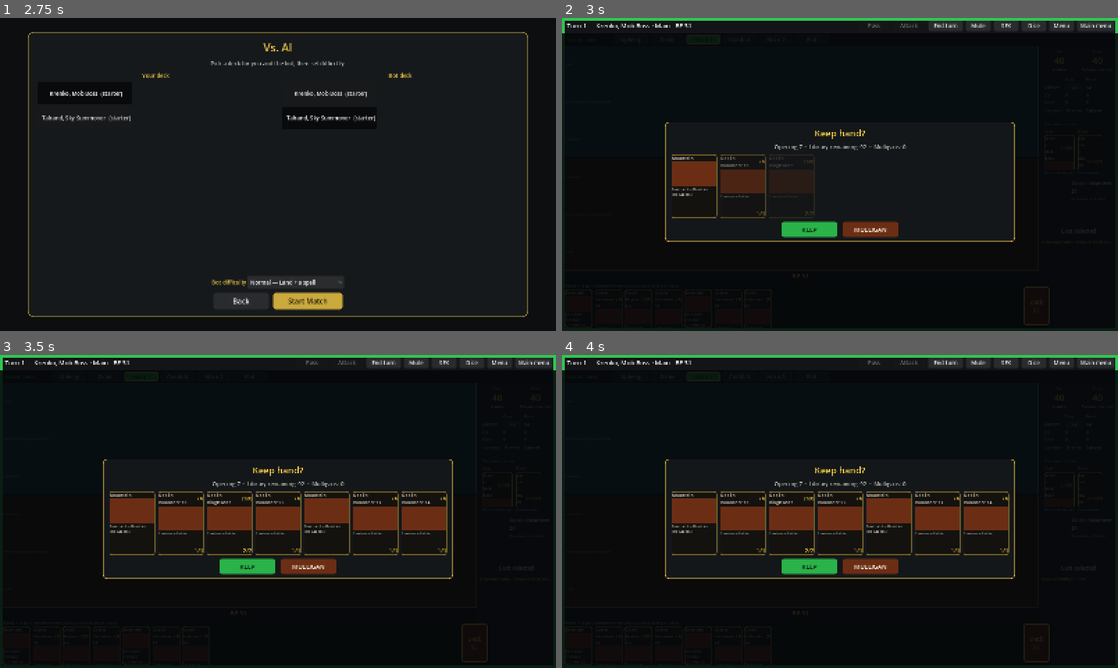
Above: before the commit, frames 1-4 (two rows, left to right).
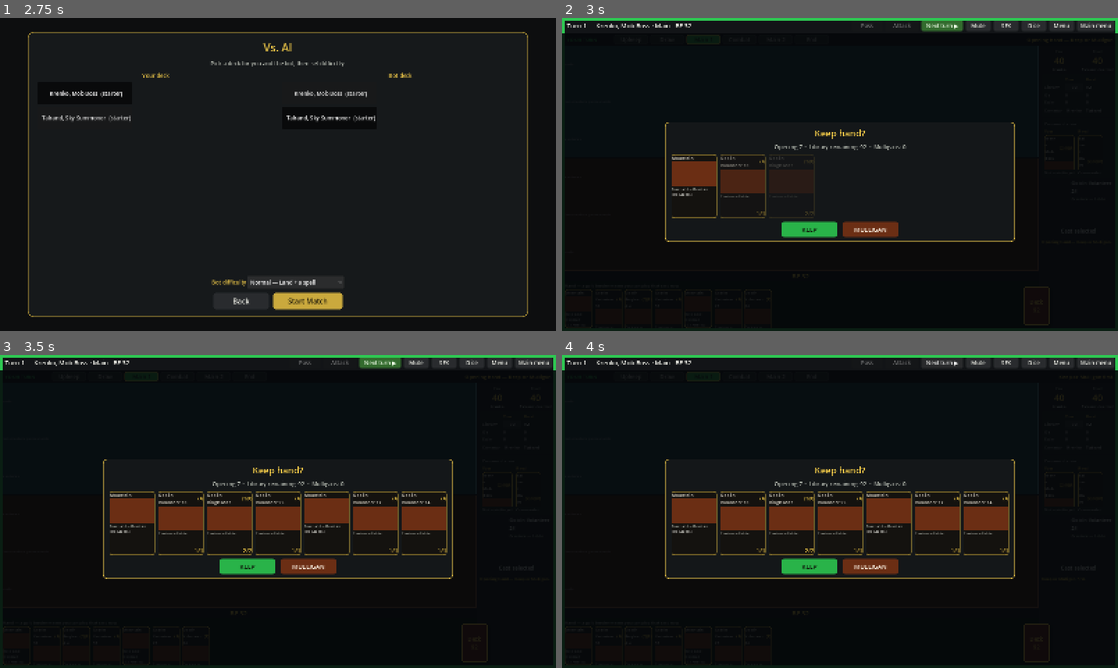
Above: after the commit, the same moments.

Repository: ryanqp/aetherfold
Game: Godot game, scene res://scenes/main_menu.tscn
Two runs of this game, one before a commit and one after it. Both use one fixed random seed, a clock stepped at 60 frames per second and the inputs below.
Inputs (mouse positions are in pixels of both pictures, inside the frame that each line leads up to):
- Up to frame 1 (2.75 s): click "Vs. AI" at 0.5 s; click "Normal — Land + a spell" at 1.25 s; click "Normal — Land + a spell" at 2 s
- Up to frame 2 (3 s): click "Start Match" at 2.75 s
- Up to frame 3 (3.5 s): no input
- Up to frame 4 (4 s): click (945, 361) at 3.5 s, where only the run before the commit has a clickable "End turn"

Frame 1 is identical in both runs. In frame 2, 0.3% of the frame differs, in the area x 22-73%, y 0-5%; in frame 3, 0.3%; in frame 4, 0.1%.

Commit message:
Drawing moves to Main 1, Next turn button, visible hint bar, bump to BF-32
Co-Authored-By: Claude Sonnet 5.5 <noreply@anthropic.com>
Claude-Session: https://claude.ai/code/session_01SZvao3Uy1aYQm6w4NyhWqk

Diff:
--- a/engine/session/game_session.gd
+++ b/engine/session/game_session.gd
@@ -589,6 +589,11 @@
 		last_error = "Library is empty."
 		rebuild_view()
 		return {}
+	## Nothing else happens in the draw step, so move on to Main 1 where cards can be played.
+	## (Anything that does happen, like a trigger, still stops the loop in pass_once.)
+	var stack_empty := engine.state.stack == null or (engine.state.stack as MagicStack).is_empty()
+	if engine.state.step == EngineEnums.Step.DRAW and _awaiting_id() == you_seat and stack_empty:
+		pass_once()
 	rebuild_view()
 	var card: Dictionary = view.find_card(str(obj.object_id)) if view != null else {}
 	dbg("Drew: %s" % str(card.get("name", "?")))
--- a/scripts/table.gd
+++ b/scripts/table.gd
@@ -1,7 +1,7 @@
 extends Control
 
 const USE_ENGINE := true
-const BUILD := 31
+const BUILD := 32
 const DEBUG_MATCH := true
 const MatchStateScript := preload("res://scripts/match_state.gd")
 const RivalAI := preload("res://scripts/rival_ai.gd")
@@ -71,6 +71,9 @@
 var _deck_flashing := false
 var phase_chips: Dictionary = {}
 var turn_owner_label: Label
+var hint_label: Label
+var next_turn_btn: Button
+var _hint_hold := 0.0
 var you_cmd_row: HBoxContainer
 var rival_cmd_row: HBoxContainer
 var play_btn: Button
@@ -213,6 +216,10 @@
 func _set_status(text: String) -> void:
 	if log_label:
 		log_label.text = text
+	## The side log is easy to miss, so the same message shows beside the phase bar for a few seconds.
+	if hint_label and text != "":
+		hint_label.text = text
+		_hint_hold = 7.0
 
 func _hydrate_from_scryfall() -> void:
 	var cat := _catalog()
@@ -319,7 +326,9 @@
 	attack_btn = _header_button("Attack", Color(0.62, 0.16, 0.12), Color(0.98, 0.94, 0.88), _on_attack, 96)
 	attack_btn.tooltip_text = "Declare every creature that can attack. Space passes priority. Enter ends the turn."
 	row.add_child(attack_btn)
-	row.add_child(_header_button("End turn", Color(0.16, 0.17, 0.18), INK, _on_end_turn, 100))
+	next_turn_btn = _header_button("Next turn ▶", Color(0.20, 0.42, 0.18), Color(0.95, 1.0, 0.92), _on_end_turn, 120)
+	next_turn_btn.tooltip_text = "Finish your turn. The rival plays, then it is your turn again."
+	row.add_child(next_turn_btn)
 	mute_button = _header_button("Mute", Color(0.16, 0.17, 0.18), INK, _on_mute, 72)
 	row.add_child(mute_button)
 	sfx_button = _header_button("SFX", Color(0.16, 0.17, 0.18), INK, _on_sfx, 72)
@@ -541,6 +550,13 @@
 			chip.tooltip_text = "End your turn."
 		row.add_child(chip)
 		phase_chips[key] = chip
+	hint_label = Label.new()
+	hint_label.size_flags_horizontal = SIZE_EXPAND_FILL
+	hint_label.clip_text = true
+	hint_label.horizontal_alignment = HORIZONTAL_ALIGNMENT_RIGHT
+	hint_label.add_theme_font_size_override("font_size", 15)
+	hint_label.add_theme_color_override("font_color", GOLD)
+	row.add_child(hint_label)
 	bar.add_child(row)
 	return bar
 
@@ -565,6 +581,28 @@
 			chip.add_theme_stylebox_override(sname, _chip_style(bg, border))
 		for cname in ["font_color", "font_hover_color", "font_pressed_color", "font_disabled_color"]:
 			chip.add_theme_color_override(cname, fg)
+
+## What to do next, in plain words, beside the phase bar.
+func _paint_hint() -> void:
+	if hint_label == null or session == null or session.view == null:
+		return
+	var v = session.view
+	var t := ""
+	if not session.can_play():
+		t = "Keep or Mulligan your hand."
+	elif not bool(v.active_is_you):
+		t = "Rival is taking their turn…"
+	elif session.draw_waiting():
+		t = "Click your deck to draw a card."
+	else:
+		match str(v.turn_track):
+			"main1", "main2":
+				t = "Play a land or spell (gold border = playable). Then Combat or Next turn."
+			"combat":
+				t = "Click creatures to attack with."
+			_:
+				t = "Press Pass to move on, or Next turn to end your turn."
+	hint_label.text = t
 
 ## Both commanders, where you can see them. Click yours to cast it (the Gold border means you can).
 func _build_command_panel() -> Control:
@@ -788,6 +826,10 @@
 func _process(dt: float) -> void:
 	_flash_t += dt
 	_paint_flash()
+	if _hint_hold > 0.0:
+		_hint_hold -= dt
+		if _hint_hold <= 0.0:
+			_paint_hint()
 
 func _paint_flash() -> void:
 	var wait := _waiting_for_draw()
@@ -1056,6 +1098,8 @@
 	_fill_command(you_cmd_row, b.you["command"], true)
 	_fill_command(rival_cmd_row, b.rival["command"], false)
 	_paint_phase_track()
+	if _hint_hold <= 0.0:
+		_paint_hint()
 	if deck_btn:
 		deck_btn.text = "Deck\n%d" % int(b.you["library"])
 		if _waiting_for_draw():
@@ -1089,8 +1133,8 @@
 	if USE_ENGINE and session != null and session.view != null:
 		if session.engine != null and session.engine.is_over():
 			_set_status(str(session.view.prompt))
-		elif not session.pending_draw_anim and str(session.view.prompt) != "":
-			_set_status(str(session.view.prompt))
+		elif not session.pending_draw_anim and str(session.view.prompt) != "" and log_label:
+			log_label.text = str(session.view.prompt)
 
 func _paint_difficulty_buttons() -> void:
 	for i in menu_diff_buttons.size():
@@ -1506,7 +1550,7 @@
 			_set_status("Keep or Mulligan first.")
 			return
 		if session.draw_waiting():
-			_set_status("Draw first — click your deck.")
+			_on_click_library()
 			return
 		session.pass_once()
 		_refresh()
--- a/tests/engine/test_engine_table_ux.gd
+++ b/tests/engine/test_engine_table_ux.gd
@@ -53,6 +53,16 @@
 	assert_true(session.ack_draw().is_empty(), "only one draw per turn")
 	session.pass_until_active(0)
 	assert_eq(session.engine.state.phase, EngineEnums.Phase.MAIN_1)
+
+
+func test_drawing_moves_straight_to_main_one() -> void:
+	var session := _session(true)
+	session.end_you_turn()
+	session.pass_until_active(0)
+	assert_eq(session.engine.state.step, EngineEnums.Step.DRAW)
+	session.ack_draw()
+	assert_eq(session.engine.state.phase, EngineEnums.Phase.MAIN_1, "no extra Pass needed after drawing")
+	assert_eq(session.view.turn_track, "main1")
 
 
 func test_draw_is_automatic_unless_manual_draw_is_on() -> void:
